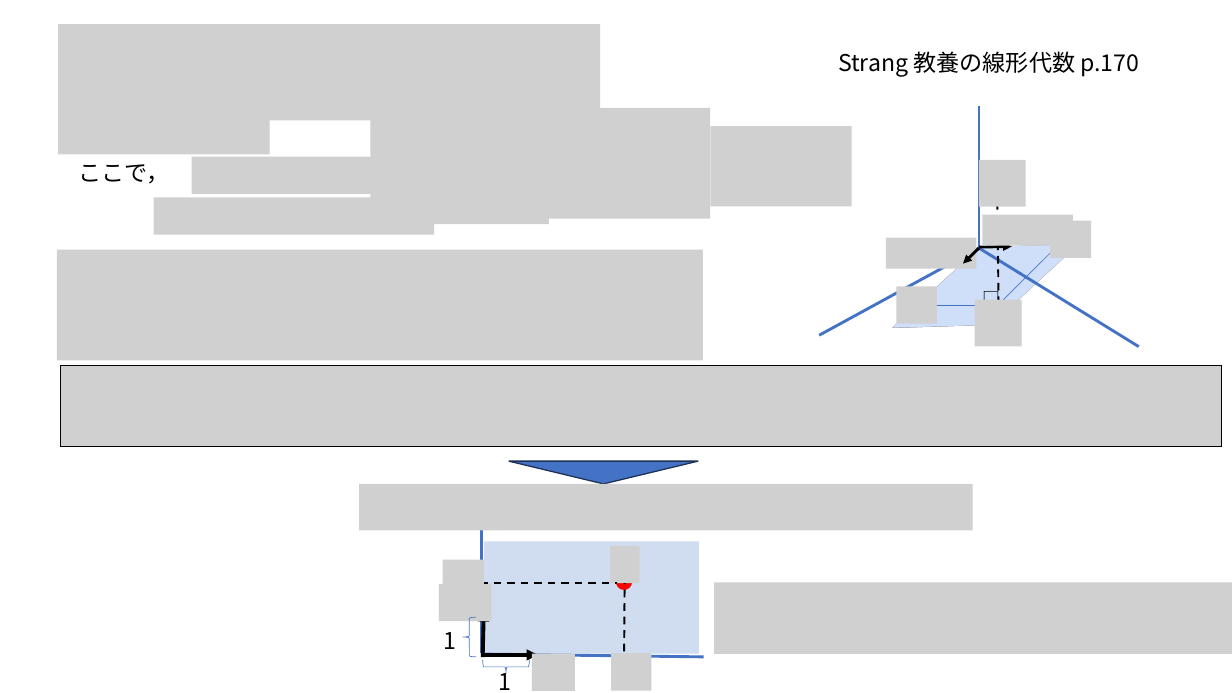
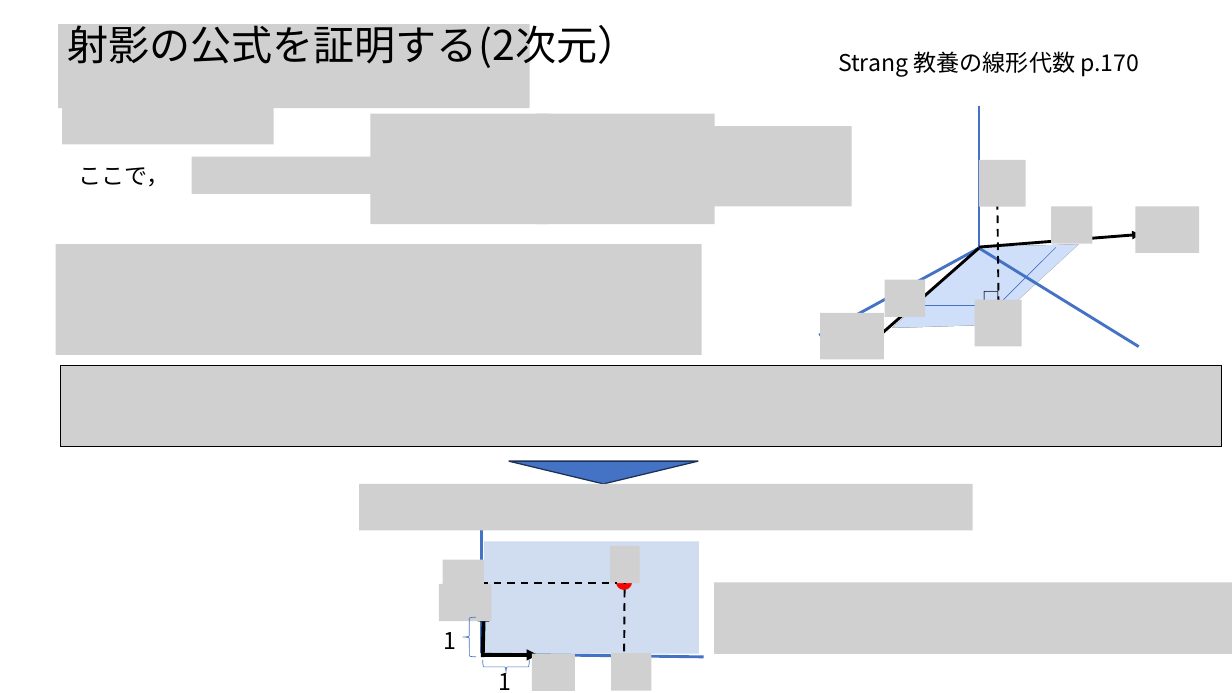
Before and after one commit to ueharaLab/NLP_7-PCA, a slide deck: slide 22 of NLP_6 PCA(math theory).pptx (slide 20 before the commit). Drawn at 1232x693 pixels with LibreOffice and Linux fonts; fonts in the diff are those of the drawing; grey boxes stand for pictures. Boxes give left, top, right and bottom in pixels: in the first picture for what was removed or moved away, otherwise in the second. Text is boxed around its words. In the diff, an @@ line names an element or a change of style, - is before the commit and + after.

```diff
--- a/NLP_6 PCA(math theory).pptx
+++ b/NLP_6 PCA(math theory).pptx
@@ picture: place and size @@
-picture at (58, 24, 601, 120)
+picture at (58, 24, 530, 108)
@@ text added at (67, 18, 638, 71), 32 pt, text #000000 @@
+射影の公式を証明する(2次元）
@@ picture: place and size @@
-picture at (58, 108, 270, 154)
+picture at (62, 98, 274, 144)
@@ picture: place and size @@
-picture at (532, 108, 711, 219)
+picture at (537, 114, 715, 225)
@@ picture removed at (153, 198, 434, 235) @@
@@ picture: place and size @@
-picture at (1050, 221, 1092, 258)
+picture at (1052, 206, 1093, 243)
@@ picture added at (1136, 206, 1200, 252) @@
@@ picture removed at (886, 238, 977, 269) @@
@@ arrow moved from (980, 247) - (1012, 247) to (980, 247) - (1141, 235) @@
@@ picture removed at (982, 214, 1073, 246) @@
@@ picture: place and size @@
-picture at (56, 250, 702, 360)
+picture at (55, 244, 701, 355)
@@ arrow moved from (980, 248) - (963, 263) to (980, 248) - (867, 347) @@
@@ picture: place and size @@
-picture at (897, 287, 937, 323)
+picture at (884, 280, 925, 317)
@@ picture added at (821, 313, 884, 360) @@
```
Also in this commit, not shown: 11 other slides changed, 3 slides added, 1 slide removed, 10 other files.
